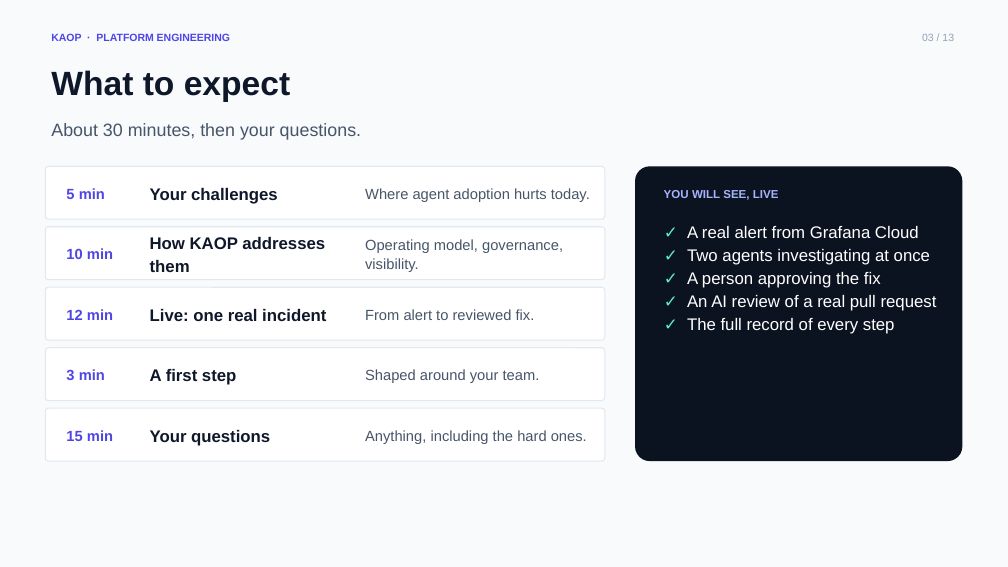
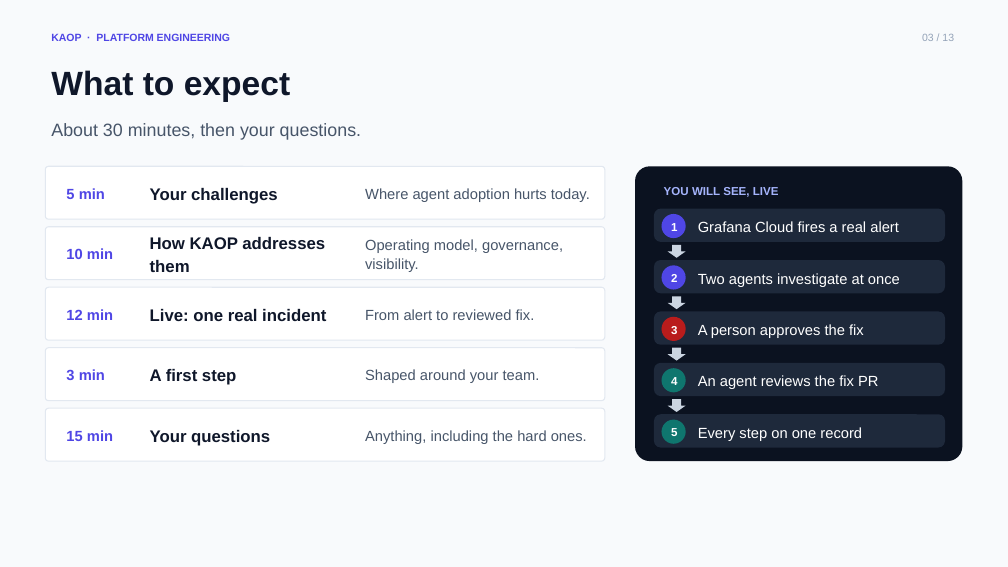
Before and after one commit to chizeni24/komodor-production-lab, a slide deck: slide 3 of docs/presentation/KAOP_Customer_Pitch.pptx. Drawn at 1008x567 pixels with LibreOffice and Linux fonts; fonts in the diff are those of the drawing. Boxes give left, top, right and bottom in pixels: in the first picture for what was removed or moved away, otherwise in the second. Text is boxed around its words. In the diff, an @@ line names an element or a change of style, - is before the commit and + after.

```diff
--- a/docs/presentation/KAOP_Customer_Pitch.pptx
+++ b/docs/presentation/KAOP_Customer_Pitch.pptx
@@ rounded rectangle added at <box>654,209,945,242</box>, fill #1E293B @@
@@ rounded rectangle added at <box>662,214,686,238</box>, fill #4F46E5, 11 pt, text #FFFFFF, bold @@
+1
@@ text removed at <box>687,226,937,334</box> @@
-✓ A real alert from Grafana Cloud
-✓ Two agents investigating at once
-✓ A person approving the fix
-✓ An AI review of a real pull request
-✓ The full record of every step
@@ text added at <box>698,221,899,232</box>, 14 pt, text #FFFFFF @@
+Grafana Cloud fires a real alert
@@ rounded rectangle added at <box>654,260,945,293</box>, fill #1E293B @@
@@ rounded rectangle added at <box>662,265,686,290</box>, fill #4F46E5, 11 pt, text #FFFFFF, bold @@
+2
@@ down arrow added at <box>668,245,686,258</box>, fill #CBD5E1 @@
@@ down arrow added at <box>668,296,686,309</box>, fill #CBD5E1 @@
@@ text added at <box>698,273,900,287</box>, 14 pt, text #FFFFFF @@
+Two agents investigate at once
@@ rounded rectangle added at <box>654,312,945,345</box>, fill #1E293B @@
@@ rounded rectangle added at <box>662,317,686,341</box>, fill #B91C1C, 11 pt, text #FFFFFF, bold @@
+3
@@ text added at <box>698,324,864,338</box>, 14 pt, text #FFFFFF @@
+A person approves the fix
@@ down arrow added at <box>668,348,686,361</box>, fill #CBD5E1 @@
@@ rounded rectangle added at <box>654,363,945,396</box>, fill #1E293B @@
@@ rounded rectangle added at <box>662,368,686,392</box>, fill #0F766E, 11 pt, text #FFFFFF, bold @@
+4
@@ text added at <box>698,375,878,389</box>, 14 pt, text #FFFFFF @@
+An agent reviews the fix PR
@@ rounded rectangle added at <box>654,414,945,448</box>, fill #1E293B @@
@@ down arrow added at <box>668,399,686,412</box>, fill #CBD5E1 @@
@@ rounded rectangle added at <box>662,420,686,444</box>, fill #0F766E, 11 pt, text #FFFFFF, bold @@
+5
@@ text added at <box>698,427,862,441</box>, 14 pt, text #FFFFFF @@
+Every step on one record
```
Also in this commit, not shown: 1 other file.
